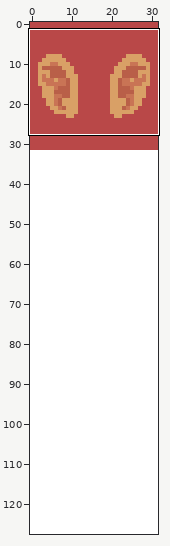
Pixel-art file, stored at 2D GAME/Assets/TilesnSprites/levelExit.aseprite. The first picture is a wide view before the edit; the outline marks the close-up.
Close-up. Before:
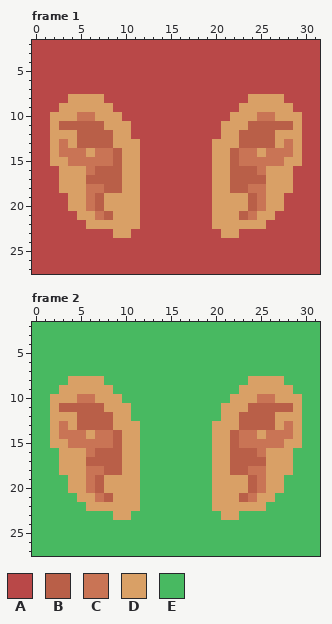
32x128 pixels, 2 frames. Shown: frame 1: x 0..31, y 2..27; frame 2: x 0..31, y 2..27.
Visible layers, top first: "Layer 2", "Layer 1".
Palette (. is transparent): A #b94848  B #b95f48  C #c97455  D #d9a066  E #48b961
Pixels before, frame 1, first column x 0:
 2 AAAAAAAAAAAAAAAAAAAAAAAAAAAAAAAA
 3 AAAAAAAAAAAAAAAAAAAAAAAAAAAAAAAA
 4 AAAAAAAAAAAAAAAAAAAAAAAAAAAAAAAA
 5 AAAAAAAAAAAAAAAAAAAAAAAAAAAAAAAA
 6 AAAAAAAAAAAAAAAAAAAAAAAAAAAAAAAA
 7 AAAAAAAAAAAAAAAAAAAAAAAAAAAAAAAA
 8 AAAADDDDAAAAAAAAAAAAAAAADDDDAAAA
 9 AAADDDDDDAAAAAAAAAAAAAADDDDDDAAA
10 AADDDCCDDDAAAAAAAAAAAADDDCCDDDAA
11 AADBBBBBDDDAAAAAAAAAADDDBBBBBDAA
12 AADDDBBBBDDAAAAAAAAAADDBBBBDDDAA
13 AADCDBBBBDDDAAAAAAAADDDBBBBDCDAA
14 AADCCCDCCBDDAAAAAAAADDBCCDCCCDAA
15 AADDCCCCCBDDAAAAAAAADDBCCCCCDDAA
16 AAADDDCBBBDDAAAAAAAADDBBBCDDDAAA
17 AAADDDBBBBDDAAAAAAAADDBBBBDDDAAA
18 AAADDDCCBBDDAAAAAAAADDBBCCDDDAAA
19 AAAADDCBDDDDAAAAAAAADDDDBCDDAAAA
20 AAAADDCBDDDDAAAAAAAADDDDBCDDAAAA
21 AAAAADDCBDDDAAAAAAAADDDBCDDAAAAA
22 AAAAAADDDDDDAAAAAAAADDDDDDAAAAAA
23 AAAAAAAAADDAAAAAAAAAADDAAAAAAAAA
24 AAAAAAAAAAAAAAAAAAAAAAAAAAAAAAAA
25 AAAAAAAAAAAAAAAAAAAAAAAAAAAAAAAA
26 AAAAAAAAAAAAAAAAAAAAAAAAAAAAAAAA
27 AAAAAAAAAAAAAAAAAAAAAAAAAAAAAAAA
Pixels before, frame 2, first column x 0:
 2 EEEEEEEEEEEEEEEEEEEEEEEEEEEEEEEE
 3 EEEEEEEEEEEEEEEEEEEEEEEEEEEEEEEE
 4 EEEEEEEEEEEEEEEEEEEEEEEEEEEEEEEE
 5 EEEEEEEEEEEEEEEEEEEEEEEEEEEEEEEE
 6 EEEEEEEEEEEEEEEEEEEEEEEEEEEEEEEE
 7 EEEEEEEEEEEEEEEEEEEEEEEEEEEEEEEE
 8 EEEEDDDDEEEEEEEEEEEEEEEEDDDDEEEE
 9 EEEDDDDDDEEEEEEEEEEEEEEDDDDDDEEE
10 EEDDDCCDDDEEEEEEEEEEEEDDDCCDDDEE
11 EEDBBBBBDDDEEEEEEEEEEDDDBBBBBDEE
12 EEDDDBBBBDDEEEEEEEEEEDDBBBBDDDEE
13 EEDCDBBBBDDDEEEEEEEEDDDBBBBDCDEE
14 EEDCCCDCCBDDEEEEEEEEDDBCCDCCCDEE
15 EEDDCCCCCBDDEEEEEEEEDDBCCCCCDDEE
16 EEEDDDCBBBDDEEEEEEEEDDBBBCDDDEEE
17 EEEDDDBBBBDDEEEEEEEEDDBBBBDDDEEE
18 EEEDDDCCBBDDEEEEEEEEDDBBCCDDDEEE
19 EEEEDDCBDDDDEEEEEEEEDDDDBCDDEEEE
20 EEEEDDCBDDDDEEEEEEEEDDDDBCDDEEEE
21 EEEEEDDCBDDDEEEEEEEEDDDBCDDEEEEE
22 EEEEEEDDDDDDEEEEEEEEDDDDDDEEEEEE
23 EEEEEEEEEDDEEEEEEEEEEDDEEEEEEEEE
24 EEEEEEEEEEEEEEEEEEEEEEEEEEEEEEEE
25 EEEEEEEEEEEEEEEEEEEEEEEEEEEEEEEE
26 EEEEEEEEEEEEEEEEEEEEEEEEEEEEEEEE
27 EEEEEEEEEEEEEEEEEEEEEEEEEEEEEEEE
The same view after the edit:
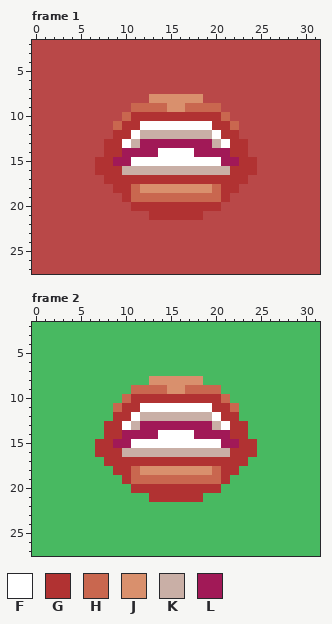
Colours new in this view: F #ffffff  G #b13232  H #c9674f  J #d9906d  K #c9afa6  L #a11957
Log entry: All levl exit door finished
The exact change:
layer "mouth" added
layer "Layer 2" removed
Changed rows in their new state; - is an unchanged pixel.
Frame 1:
first column x 2:
 8 --AAAA-----JJJJJJ-----AAAA--
 9 -AAAAAA--HHHHJJHHHH--AAAAAA-
10 AAAAAAAAHGGGGGGGGGGHAAAAAAAA
11 AAAAAAAHGGFFFFFFFFGGHAAAAAAA
12 AAAAAAAGGFKKKKKKKKFGGAAAAAAA
13 AAAAAAGGFKLLLLLLLLKFGGAAAAAA
14 AAAAAAGGLLLLFFFFLLLLGGAAAAAA
15 AAAAAGGLLFFFFFFFFFFLLGGAAAAA
16 -AAAAGGGKKKKKKKKKKKKGGGAAAA-
17 -AAAAAGGGGGGGGGGGGGGGGAAAAA-
18 -AAAAAAGGHJJJJJJJJHGGAAAAAA-
19 --AAAAAAGHHHHHHHHHHGAAAAAA--
20 --AAAAAAAGGGGGGGGGGAAAAAAA--
21 ---AAAAAAA-GGGGGG-AAAAAAA---
22 ----AAAAAA--------AAAAAA----
23 -------AA----------AA-------
Frame 2:
first column x 2:
 8 --EEEE-----JJJJJJ-----EEEE--
 9 -EEEEEE--HHHHJJHHHH--EEEEEE-
10 EEEEEEEEHGGGGGGGGGGHEEEEEEEE
11 EEEEEEEHGGFFFFFFFFGGHEEEEEEE
12 EEEEEEEGGFKKKKKKKKFGGEEEEEEE
13 EEEEEEGGFKLLLLLLLLKFGGEEEEEE
14 EEEEEEGGLLLLFFFFLLLLGGEEEEEE
15 EEEEEGGLLFFFFFFFFFFLLGGEEEEE
16 -EEEEGGGKKKKKKKKKKKKGGGEEEE-
17 -EEEEEGGGGGGGGGGGGGGGGEEEEE-
18 -EEEEEEGGHJJJJJJJJHGGEEEEEE-
19 --EEEEEEGHHHHHHHHHHGEEEEEE--
20 --EEEEEEEGGGGGGGGGGEEEEEEE--
21 ---EEEEEEE-GGGGGG-EEEEEEE---
22 ----EEEEEE--------EEEEEE----
23 -------EE----------EE-------
Pixel boxes of the changes (left, top, right, bottom) in both close-ups:
changed: (50, 94, 302, 238)
changed: (50, 376, 302, 520)
